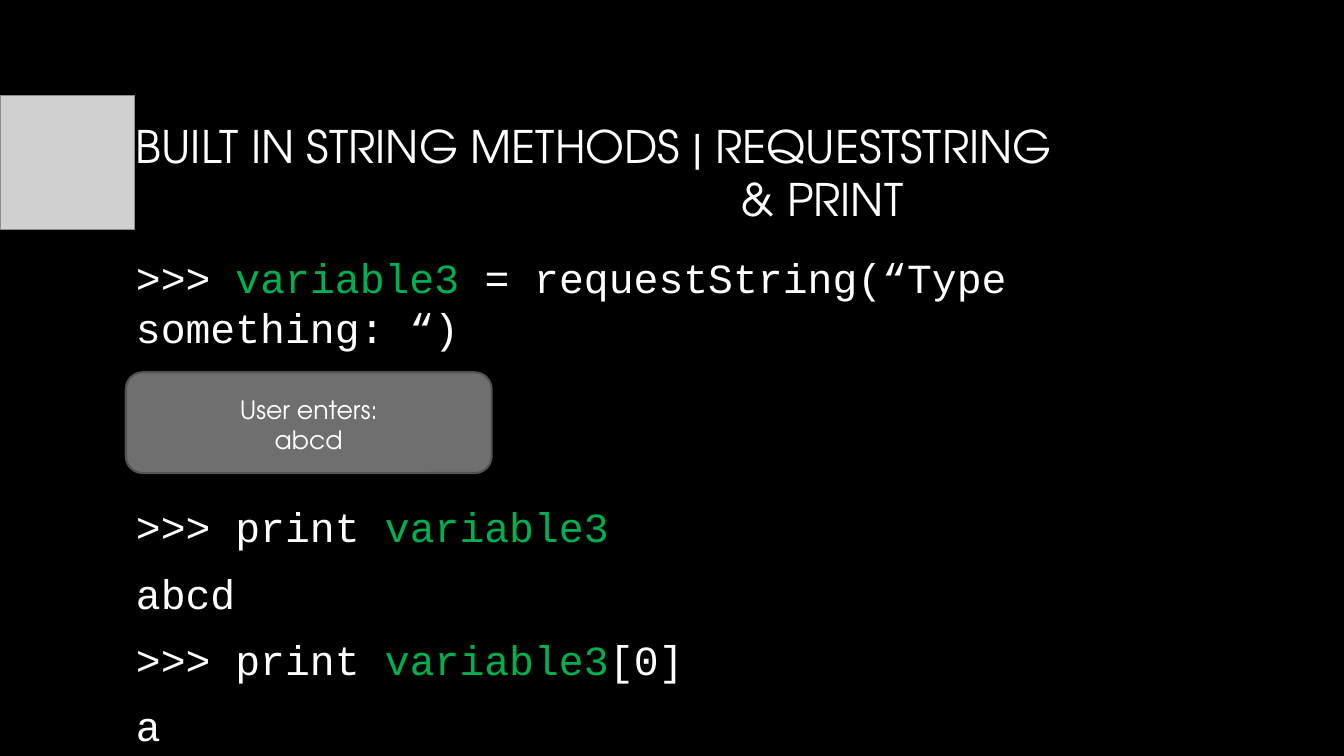
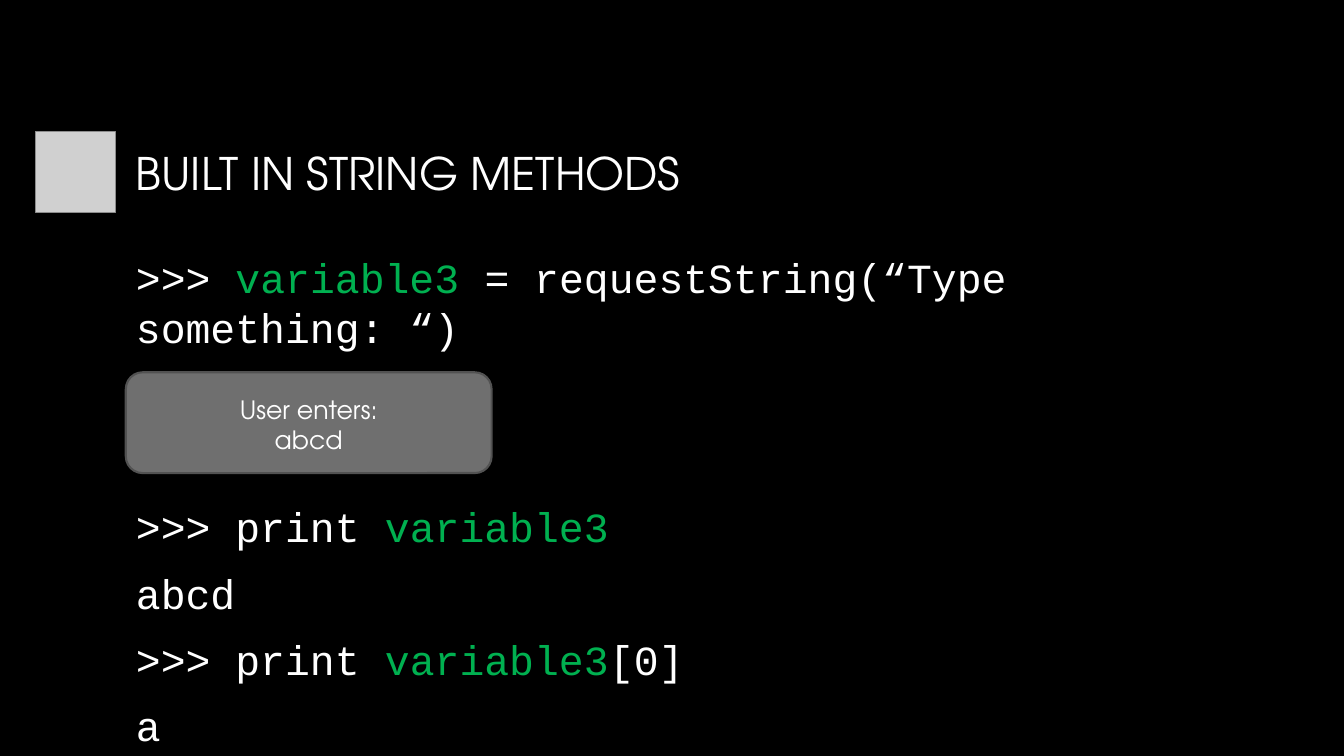
Before and after one commit to CSUMBPelicanCollective/CST205, a slide deck: slide 5 of howe_d_labs/lab10/lab10-presentation_howe_d.pptx (slide 4 before the commit). Drawn at 1344x756 pixels with LibreOffice and Linux fonts; fonts in the diff are those of the drawing; grey boxes stand for pictures; background and template pictures are left out. Boxes give left, top, right and bottom in pixels: in the first picture for what was removed or moved away, otherwise in the second. Text is boxed around its words. In the diff, an @@ line names an element or a change of style, - is before the commit and + after.

```diff
--- a/howe_d_labs/lab10/lab10-presentation_howe_d.pptx
+++ b/howe_d_labs/lab10/lab10-presentation_howe_d.pptx
@@ picture: place and size @@
-picture at bbox=[0, 95, 134, 229]
+picture at bbox=[35, 132, 116, 213]
@@ title at bbox=[136, 156, 681, 191]: text changed @@
-BUILT IN STRING METHODS | REQUESTSTRING
-& PRINT
+BUILT IN STRING METHODS
```
Also in this commit, not shown: 8 other slides changed, 5 slides added, 4 slides removed, 2 other files.
